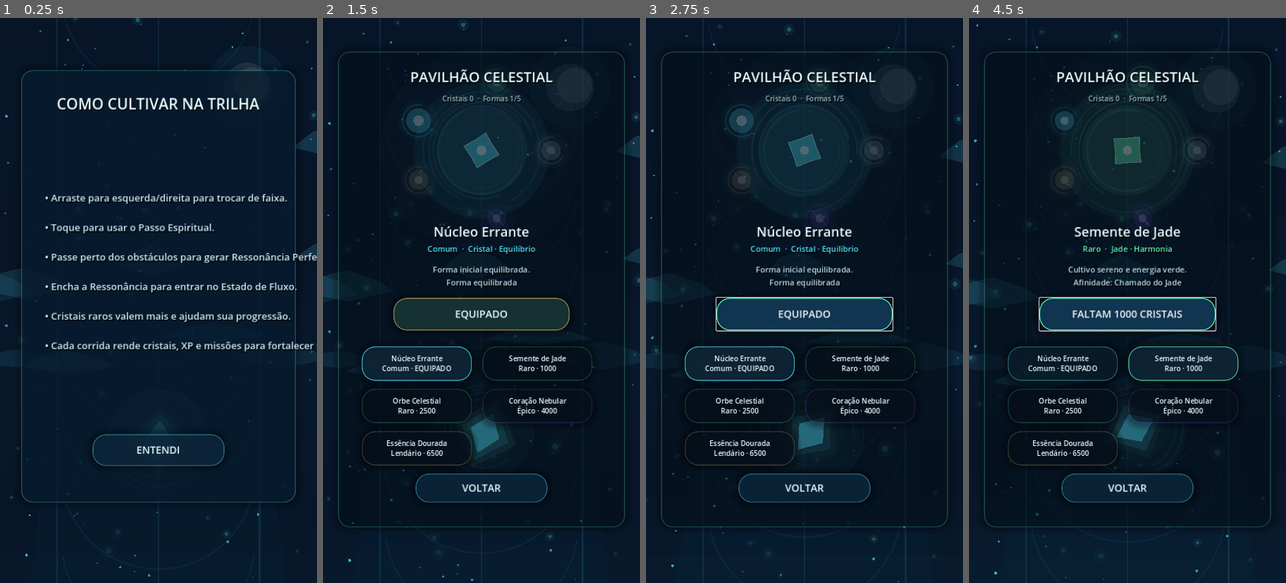
Above: before the commit, frames 1-4 (left to right).
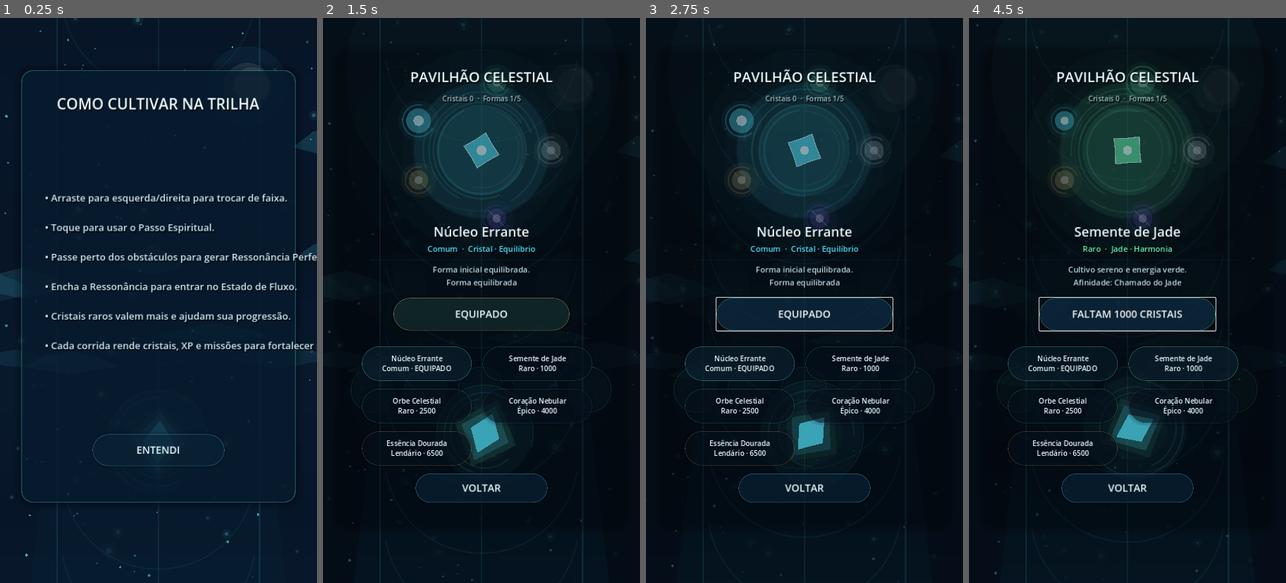
Above: after the commit, the same moments.

Repository: wesley956/corrida-de-cristais
Game: Godot game, scene res://scenes/Main.tscn
Same seed, same stepped clock (60 frames per second), same inputs: the game is played once before the commit and once after it.
Inputs:
- Up to frame 1 (0.25 s): no input
- Up to frame 2 (1.5 s): click "ENTENDI" at 0.5 s; click "PAVILHÃO" at 1.25 s
- Up to frame 3 (2.75 s): click "EQUIPADO" at 2 s
- Up to frame 4 (4.5 s): click "Núcleo Errante Comum · EQUIPA…" at 2.75 s; click "Semente de Jade Raro · 1000" at 3.5 s; click "FALTAM 1000 CRISTAIS" at 4.25 s

The runs differ from the first frame. In frame 1, 0.1% of the frame differs, in the area x 29-71%, y 73-80%; in frame 2, 4.2%; in frame 3, 6.8%, in the area x 0-100%, y 1-100%; in frame 4, 6.8%.

Commit message:
Adiciona UI moderna em cenas

Diff:
--- a/fragment-rush/scripts/Main.gd
+++ b/fragment-rush/scripts/Main.gd
@@ -1,7 +1,7 @@
 extends Node2D
 
 # Fragment Rush: Corrida dos Cristais
-# v1.1.1 - Reboot Visual Menu Pavilhao Nucleo
+# v1.1.2 - Neo Cultivation Visual
 # Runner mobile com atmosfera wuxia/cultivation: fluxo, ressonancia e ascensao.
 
 const SAVE_PATH: String = "user://fragment_rush_save.json"
@@ -429,22 +429,22 @@
 	hud_layer.add_child(biome_label)
 
 	# Menu principal
-	menu_card = make_panel(Vector2(48, 132), Vector2(624, 790), Color(0.02, 0.08, 0.14, 0.38), Color(C_CELESTIAL.r, C_CELESTIAL.g, C_CELESTIAL.b, 0.22))
+	menu_card = make_panel(Vector2(48, 132), Vector2(624, 790), Color(0.02, 0.08, 0.14, 0.02), Color(C_CELESTIAL.r, C_CELESTIAL.g, C_CELESTIAL.b, 0.00))
 	menu_layer.add_child(menu_card)
-	title_label = make_label("FRAGMENT RUSH\nCorrida dos Cristais", 43, Vector2(0, 46), C_PEARL)
+	title_label = make_label("FRAGMENT RUSH\nCorrida dos Cristais", 42, Vector2(0, 18), C_PEARL)
 	title_label.horizontal_alignment = HORIZONTAL_ALIGNMENT_CENTER
 	title_label.size = Vector2(624, 118)
-	subtitle_label = make_label("Cultive o fluxo. Atravesse o céu fragmentado.", 20, Vector2(58, 170), Color(0.78, 0.95, 1.0, 1.0))
+	subtitle_label = make_label("Neo-cultivo cristalino em alta velocidade.", 19, Vector2(58, 140), Color(0.78, 0.95, 1.0, 0.92))
 	subtitle_label.horizontal_alignment = HORIZONTAL_ALIGNMENT_CENTER
 	subtitle_label.size = Vector2(508, 60)
-	best_label = make_label("", 18, Vector2(46, 248), Color(0.74, 0.92, 1.0, 0.92))
+	best_label = make_label("", 18, Vector2(46, 285), Color(0.74, 0.92, 1.0, 0.92))
 	best_label.horizontal_alignment = HORIZONTAL_ALIGNMENT_CENTER
 	best_label.size = Vector2(532, 74)
-	start_button = make_button("INICIAR CORRIDA", Vector2(96, 355), Vector2(432, 84))
-	shop_button = make_button("PAVILHÃO", Vector2(72, 470), Vector2(225, 66))
-	cultivation_button = make_button("NÚCLEO", Vector2(327, 470), Vector2(225, 66))
-	daily_button = make_button("ESSÊNCIA DIÁRIA", Vector2(116, 562), Vector2(392, 62))
-	help_button = make_button("COMO JOGAR", Vector2(166, 640), Vector2(292, 56))
+	start_button = make_button("INICIAR CORRIDA", Vector2(96, 430), Vector2(432, 84))
+	shop_button = make_button("PAVILHÃO", Vector2(72, 548), Vector2(225, 64))
+	cultivation_button = make_button("NÚCLEO", Vector2(327, 548), Vector2(225, 64))
+	daily_button = make_button("ESSÊNCIA DIÁRIA", Vector2(116, 635), Vector2(392, 60))
+	help_button = make_button("COMO JOGAR", Vector2(166, 715), Vector2(292, 54))
 	daily_button.add_theme_font_size_override("font_size", 18)
 	help_button.add_theme_font_size_override("font_size", 17)
 	start_button.pressed.connect(start_game)
@@ -480,7 +480,7 @@
 		result_card.add_child(node)
 
 	# Pavilhão Celestial das Formas — vitrine holográfica
-	shop_card = make_panel(Vector2(34, 76), Vector2(652, 1078), Color(0.02, 0.08, 0.14, 0.42), Color(C_JADE.r, C_JADE.g, C_JADE.b, 0.24))
+	shop_card = make_panel(Vector2(34, 76), Vector2(652, 1078), Color(0.02, 0.08, 0.14, 0.02), Color(C_JADE.r, C_JADE.g, C_JADE.b, 0.00))
 	shop_layer.add_child(shop_card)
 	shop_title_label = make_label("PAVILHÃO CELESTIAL", 32, Vector2(0, 28), C_PEARL)
 	shop_title_label.horizontal_alignment = HORIZONTAL_ALIGNMENT_CENTER
@@ -518,7 +518,7 @@
 	shop_card.add_child(close_shop_button)
 
 	# Câmara do Núcleo — câmara visual de cultivo
-	cultivation_card = make_panel(Vector2(34, 76), Vector2(652, 1078), Color(0.02, 0.08, 0.14, 0.42), Color(C_GOLD.r, C_GOLD.g, C_GOLD.b, 0.24))
+	cultivation_card = make_panel(Vector2(34, 76), Vector2(652, 1078), Color(0.02, 0.08, 0.14, 0.02), Color(C_GOLD.r, C_GOLD.g, C_GOLD.b, 0.00))
 	cultivation_layer.add_child(cultivation_card)
 	cultivation_info_label = make_label("CÂMARA DO NÚCLEO", 32, Vector2(0, 28), C_PEARL)
 	cultivation_info_label.horizontal_alignment = HORIZONTAL_ALIGNMENT_CENTER
@@ -655,16 +655,16 @@
 
 func make_button_style(bg: Color, border: Color) -> StyleBoxFlat:
 	var style: StyleBoxFlat = StyleBoxFlat.new()
-	style.bg_color = bg
-	style.border_color = border
-	style.set_border_width_all(2)
-	style.set_corner_radius_all(30)
-	style.shadow_color = Color(0.0, 0.0, 0.0, 0.38)
-	style.shadow_size = 18
+	style.bg_color = Color(bg.r, bg.g, bg.b, minf(bg.a, 0.52))
+	style.border_color = Color(border.r, border.g, border.b, minf(maxf(border.a, 0.18), 0.42))
+	style.set_border_width_all(1)
+	style.set_corner_radius_all(42)
+	style.shadow_color = Color(0.0, 0.0, 0.0, 0.20)
+	style.shadow_size = 8
 	style.set_content_margin(SIDE_TOP, 8.0)
 	style.set_content_margin(SIDE_BOTTOM, 8.0)
-	style.set_content_margin(SIDE_LEFT, 18.0)
-	style.set_content_margin(SIDE_RIGHT, 18.0)
+	style.set_content_margin(SIDE_LEFT, 20.0)
+	style.set_content_margin(SIDE_RIGHT, 20.0)
 	return style
 
 func create_background_layers() -> void:
@@ -1813,6 +1813,7 @@
 func _draw() -> void:
 	draw_cultivation_background()
 	draw_biome_overlay()
+	draw_neo_cultivation_shell()
 	draw_premium_menu_glow()
 	draw_result_glow()
 	draw_visual_reboot_showcases()
@@ -1848,6 +1849,89 @@
 		var gate_center: Vector2 = Vector2(VIEW_W * 0.5, 210.0)
 		draw_arc(gate_center, 155.0, PI * 1.05, PI * 1.95, 96, Color(accent.r, accent.g, accent.b, 0.16), 5.0, true)
 		draw_circle(gate_center, 84.0, Color(secondary.r, secondary.g, secondary.b, 0.035))
+
+func draw_capsule(center: Vector2, size: Vector2, color: Color) -> void:
+	var half: Vector2 = size * 0.5
+	var radius: float = size.y * 0.5
+	draw_rect(Rect2(center - Vector2(half.x - radius, half.y), Vector2(size.x - size.y, size.y)), color)
+	draw_circle(center - Vector2(half.x - radius, 0.0), radius, color)
+	draw_circle(center + Vector2(half.x - radius, 0.0), radius, color)
+
+func draw_holo_card(center: Vector2, size: Vector2, accent: Color, alpha: float) -> void:
+	draw_capsule(center + Vector2(0.0, 10.0), size + Vector2(16.0, 16.0), Color(0.0, 0.0, 0.0, alpha * 0.24))
+	draw_capsule(center, size, Color(0.025, 0.085, 0.130, alpha))
+	draw_capsule(center, Vector2(size.x + 2.0, size.y + 2.0), Color(accent.r, accent.g, accent.b, alpha * 0.045))
+	draw_line(center - Vector2(size.x * 0.34, size.y * 0.42), center + Vector2(size.x * 0.34, -size.y * 0.42), Color(accent.r, accent.g, accent.b, alpha * 0.18), 1.2)
+	draw_line(center - Vector2(size.x * 0.38, -size.y * 0.34), center + Vector2(size.x * 0.22, size.y * 0.34), Color(C_PEARL.r, C_PEARL.g, C_PEARL.b, alpha * 0.055), 1.0)
+
+func draw_neo_grid(accent: Color) -> void:
+	for i in range(9):
+		var y: float = 230.0 + float(i) * 74.0 + sin(pulse_time * 0.32 + float(i)) * 8.0
+		draw_line(Vector2(44.0, y), Vector2(VIEW_W - 44.0, y + sin(float(i)) * 18.0), Color(accent.r, accent.g, accent.b, 0.018), 1.0)
+	for i in range(6):
+		var x: float = 80.0 + float(i) * 112.0 + sin(pulse_time * 0.26 + float(i)) * 6.0
+		draw_line(Vector2(x, 160.0), Vector2(x + sin(float(i)) * 26.0, VIEW_H - 120.0), Color(C_PEARL.r, C_PEARL.g, C_PEARL.b, 0.012), 1.0)
+
+func draw_neo_cultivation_shell() -> void:
+	if screen != "menu" and screen != "shop" and screen != "cultivation":
+		return
+	var accent: Color = C_CELESTIAL
+	if screen == "shop":
+		accent = rarity_color_text(skin_rarity(selected_shop_skin))
+	elif screen == "cultivation":
+		accent = C_GOLD
+
+	draw_rect(Rect2(Vector2.ZERO, Vector2(VIEW_W, VIEW_H)), Color(0.010, 0.026, 0.043, 0.62))
+	draw_neo_grid(accent)
+
+	var top_center: Vector2 = Vector2(VIEW_W * 0.5, 130.0)
+	draw_circle(top_center, 310.0, Color(accent.r, accent.g, accent.b, 0.026))
+	draw_circle(top_center + Vector2(0.0, 160.0), 460.0, Color(C_JADE.r, C_JADE.g, C_JADE.b, 0.012))
+
+	if screen == "menu":
+		draw_neo_menu_shell(accent)
+	elif screen == "shop":
+		draw_neo_shop_shell(accent)
+	else:
+		draw_neo_core_shell(accent)
+
+func draw_neo_menu_shell(accent: Color) -> void:
+	var center: Vector2 = Vector2(VIEW_W * 0.5, 326.0)
+	draw_holo_card(Vector2(VIEW_W * 0.5, 650.0), Vector2(570.0, 330.0), accent, 0.20)
+	draw_capsule(Vector2(VIEW_W * 0.5, 855.0), Vector2(585.0, 118.0), Color(0.025, 0.085, 0.130, 0.26))
+	draw_line(Vector2(88.0, 855.0), Vector2(VIEW_W - 88.0, 855.0), Color(accent.r, accent.g, accent.b, 0.18), 1.2)
+	for i in range(5):
+		var r: float = 160.0 + float(i) * 26.0
+		var a: float = pulse_time * (0.12 + float(i) * 0.025)
+		draw_arc(center, r, a, a + PI * 1.24, 108, Color(accent.r, accent.g, accent.b, 0.040 - float(i) * 0.004), 1.6, true)
+	draw_circle(center, 110.0, Color(0.0, 0.0, 0.0, 0.16))
+	draw_line(Vector2(160.0, 430.0), Vector2(560.0, 430.0), Color(C_PEARL.r, C_PEARL.g, C_PEARL.b, 0.045), 1.0)
+
+func draw_neo_shop_shell(accent: Color) -> void:
+	var center: Vector2 = Vector2(VIEW_W * 0.5, 310.0)
+	draw_holo_card(Vector2(VIEW_W * 0.5, 305.0), Vector2(610.0, 465.0), accent, 0.18)
+	draw_holo_card(Vector2(VIEW_W * 0.5, 610.0), Vector2(545.0, 148.0), accent, 0.16)
+	draw_capsule(Vector2(VIEW_W * 0.5, 845.0), Vector2(600.0, 265.0), Color(0.020, 0.070, 0.115, 0.28))
+	for i in range(5):
+		var x: float = 115.0 + float(i) * 122.0
+		draw_circle(Vector2(x, 842.0), 47.0, Color(accent.r, accent.g, accent.b, 0.035))
+		draw_arc(Vector2(x, 842.0), 51.0, pulse_time * 0.25 + float(i), pulse_time * 0.25 + float(i) + PI * 1.15, 48, Color(accent.r, accent.g, accent.b, 0.12), 1.5, true)
+	draw_circle(center, 182.0, Color(accent.r, accent.g, accent.b, 0.023))
+	draw_line(Vector2(110.0, 548.0), Vector2(610.0, 548.0), Color(C_PEARL.r, C_PEARL.g, C_PEARL.b, 0.045), 1.0)
+
+func draw_neo_core_shell(accent: Color) -> void:
+	var center: Vector2 = Vector2(VIEW_W * 0.5, 318.0)
+	draw_holo_card(center, Vector2(612.0, 505.0), accent, 0.17)
+	draw_holo_card(Vector2(VIEW_W * 0.5, 602.0), Vector2(540.0, 140.0), C_CELESTIAL, 0.14)
+	draw_capsule(Vector2(VIEW_W * 0.5, 845.0), Vector2(600.0, 280.0), Color(0.020, 0.070, 0.115, 0.26))
+	var tech_positions: Array[Vector2] = [Vector2(138.0, 832.0), Vector2(360.0, 856.0), Vector2(582.0, 832.0)]
+	for i in range(tech_positions.size()):
+		var p: Vector2 = tech_positions[i]
+		var c: Color = [C_CELESTIAL, C_JADE, C_GOLD][i]
+		draw_circle(p, 72.0, Color(c.r, c.g, c.b, 0.045))
+		draw_arc(p, 78.0, -pulse_time * 0.16 + float(i), -pulse_time * 0.16 + float(i) + PI * 1.40, 64, Color(c.r, c.g, c.b, 0.13), 2.0, true)
+	draw_line(Vector2(160.0, 576.0), Vector2(560.0, 576.0), Color(accent.r, accent.g, accent.b, 0.10), 1.1)
+
 
 func draw_visual_reboot_showcases() -> void:
 	if screen == "menu":
@@ -1953,14 +2037,14 @@
 func draw_premium_menu_glow() -> void:
 	if screen != "menu":
 		return
-	var center: Vector2 = Vector2(VIEW_W * 0.5, 500.0)
-	var glow_a: float = 0.06 + 0.025 * sin(pulse_time * 1.1)
-	draw_circle(center, 330.0, Color(C_CELESTIAL.r, C_CELESTIAL.g, C_CELESTIAL.b, glow_a))
-	draw_circle(center + Vector2(0.0, 15.0), 210.0, Color(C_JADE.r, C_JADE.g, C_JADE.b, glow_a * 0.72))
-	for i in range(4):
-		var radius: float = 170.0 + float(i) * 42.0 + sin(pulse_time * 0.9 + float(i)) * 4.0
-		var alpha: float = 0.035 - float(i) * 0.005
-		draw_arc(center, radius, pulse_time * 0.10 + float(i), PI * 1.45 + pulse_time * 0.10 + float(i), 92, Color(C_GOLD.r, C_GOLD.g, C_GOLD.b, alpha), 2.0, true)
+	var center: Vector2 = Vector2(VIEW_W * 0.5, 355.0)
+	var glow_a: float = 0.030 + 0.014 * sin(pulse_time * 1.1)
+	draw_circle(center, 360.0, Color(C_CELESTIAL.r, C_CELESTIAL.g, C_CELESTIAL.b, glow_a))
+	draw_circle(center + Vector2(0.0, 24.0), 220.0, Color(C_JADE.r, C_JADE.g, C_JADE.b, glow_a * 0.66))
+	for i in range(5):
+		var radius: float = 145.0 + float(i) * 34.0 + sin(pulse_time * 0.9 + float(i)) * 4.0
+		var alpha: float = 0.020 - float(i) * 0.002
+		draw_arc(center, radius, pulse_time * 0.10 + float(i), PI * 1.45 + pulse_time * 0.10 + float(i), 92, Color(C_GOLD.r, C_GOLD.g, C_GOLD.b, alpha), 1.4, true)
 
 func draw_speed_lines() -> void:
 	if screen != "game":
